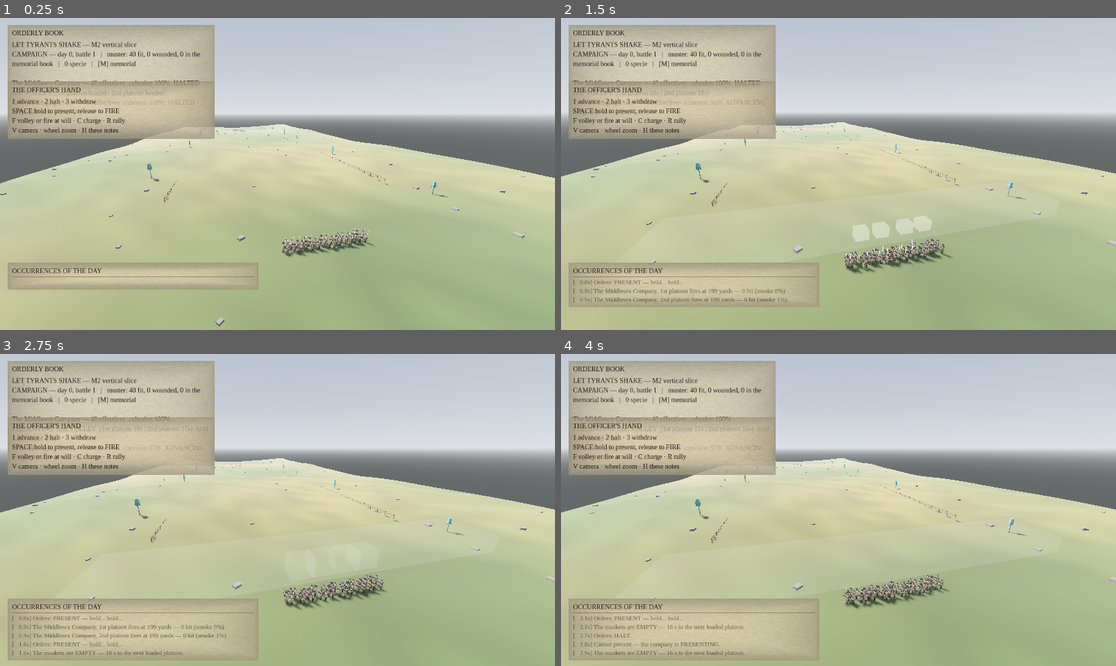
Above: before the commit, frames 1-4 (two rows, left to right).
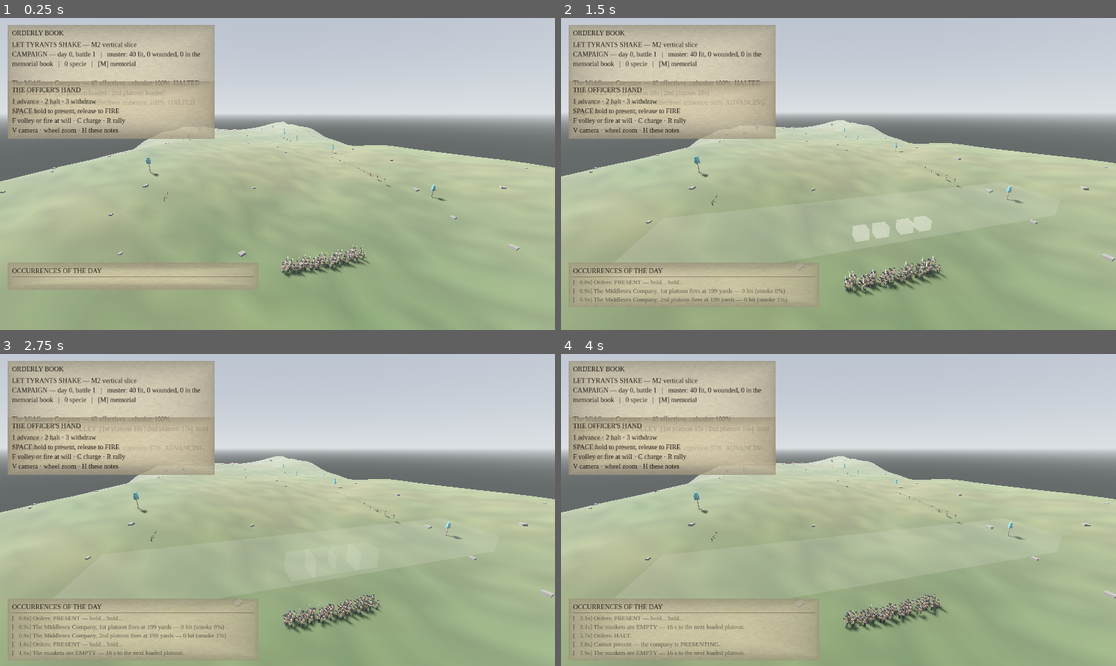
Above: after the commit, the same moments.

Repository: brassica-research/AmGameDev
Game: Godot game, scene res://scenes/main.tscn
Two runs of this game, one before a commit and one after it. Both use one fixed random seed, a clock stepped at 60 frames per second and the inputs below.
Inputs (mouse positions are in pixels of both pictures, inside the frame that each line leads up to):
- Up to frame 1 (0.25 s): no input
- Up to frame 2 (1.5 s): tap Enter at 0.5, 0.6 s; move the mouse to (960, 158) at 0.52 s; hold D 0.53-1.28 s; hold E 0.53-1.28 s; click (960, 158) at 0.67 s; tap Space at 0.77 s; move the mouse to (727, 189) at 1.27 s; hold Down from 1.28 s (still down); tap E at 1.35 s
- Up to frame 3 (2.75 s): tap Space at 1.52 s; tap Enter at 1.55, 2.1 s; move the mouse to (333, 441) at 2.02 s; release Down at 2.03 s; hold D from 2.03 s (still down); hold E from 2.03 s (still down)
- Up to frame 4 (4 s): move the mouse to (810, 572) at 2.77 s; release D at 2.78 s; release E at 2.78 s; hold Up 2.78-3.53 s; tap 1 at 2.85 s; click (810, 572) at 2.92 s; tap Space at 3.02, 3.77 s; tap Enter at 3.05 s; move the mouse to (1005, 556) at 3.52 s; hold A from 3.53 s (still down); hold E from 3.53 s (still down); tap 2 at 3.6 s

The runs differ from the first frame. In frame 1, 21% of the frame differs, in the area x 0-100%, y 33-100%; in frame 2, 19%; in frame 3, 18%; in frame 4, 18%.

Commit message:
Relief you can see, cover at a human scale, a cooler dawn
Capture 30 review: the ground gained real colour variation but still
read as flat, and I can see why.

- The swells were plus or minus 2.6 yards across a 400-yard field —
  true to gentle country, invisible from a battlefield camera. Drumlins
  rise 10-30 yards over a couple of hundred; the field now moves about
  9 yards end to end, and a company crests a rise visibly.
- The mesh stepped every 6 yards, so vertex colours interpolated across
  huge triangles and the cover smeared into three great zones with hard
  diagonal seams. Now 3.5-yard quads on the battlefield.
- Cover varies at three frequencies rather than one, so it breaks up at
  the scale a man occupies as well as at the scale of a field.
- The palette leaned sand: April in Massachusetts is greener and cooler
  than that, and the dead-grass tone was doing too much work.
- The dawn sun was frankly orange. It is low, not on fire.

Co-Authored-By: Claude Fable 5 <noreply@anthropic.com>
Claude-Session: https://claude.ai/code/session_011s6bQt1Uq6U6CpxEsZ7XW3

Diff:
--- a/game/src/presentation/battle_scene.gd
+++ b/game/src/presentation/battle_scene.gd
@@ -347,7 +347,7 @@
 	# Ground with relief and cover, not a plane with one texture: men,
 	# walls and trees all ask terrain_lib where the earth is.
 	TerrainLib.build_ground(self, Vector2(160.0, 420.0),
-		"night_field" if sim.night else "field", RELIEF)
+		"night_field" if sim.night else "field", RELIEF, 3.5)
 	TerrainLib.scatter(self, Vector2(150.0, 400.0), 90, RELIEF, 3)
 	# Field dressing, presentation-only: bare trees beyond the flanks and
 	# a split-rail fence line either side of the fighting ground.
--- a/game/src/presentation/look_dev.gd
+++ b/game/src/presentation/look_dev.gd
@@ -17,10 +17,10 @@
 ## Named hours. Each is a full grade: sky, light, fog, and exposure.
 const HOURS := {
 	"dawn": {                                  # Lexington, 05:00, April 19
-		"sky_top": Color(0.30, 0.40, 0.62), "sky_horizon": Color(0.86, 0.74, 0.62),
+		"sky_top": Color(0.30, 0.40, 0.62), "sky_horizon": Color(0.78, 0.72, 0.66),
 		"ground": Color(0.24, 0.24, 0.26),
 		"sun_angle": Vector3(-12.0, 55.0, 0.0), "sun_energy": 1.15,
-		"sun_color": Color(1.0, 0.83, 0.66),
+		"sun_color": Color(1.0, 0.88, 0.76),
 		"ambient": Color(0.50, 0.57, 0.74), "ambient_energy": 0.42,
 		"fog": Color(0.60, 0.58, 0.58), "fog_density": 0.0014,
 		"exposure": 0.90,
--- a/game/src/presentation/terrain_lib.gd
+++ b/game/src/presentation/terrain_lib.gd
@@ -21,8 +21,8 @@
 ##   const TerrainLib := preload("res://src/presentation/terrain_lib.gd")
 
 # The palette of a New England field, mid-April.
-const GRASS_NEW := Color(0.27, 0.33, 0.17)      # what has come back
-const GRASS_DEAD := Color(0.40, 0.37, 0.22)     # last year's, still lying
+const GRASS_NEW := Color(0.24, 0.32, 0.16)      # what has come back
+const GRASS_DEAD := Color(0.34, 0.33, 0.20)     # last year's, bleached but not sand
 const EARTH := Color(0.29, 0.23, 0.16)          # scoured ridge, cart rut
 const MUD := Color(0.21, 0.17, 0.13)            # the hollows, and the road
 const MOSS := Color(0.20, 0.28, 0.16)
@@ -33,10 +33,14 @@
 ## top, and a gentle fall toward the edges so the field does not read as
 ## a tabletop. `relief` scales the whole thing (towns want less).
 static func height_at(x: float, z: float, relief := 1.0) -> float:
-	var h := sin(x * 0.021 + 1.3) * cos(z * 0.017 - 0.4) * 2.6      # the swells
-	h += sin(x * 0.058 - 0.7) * 0.55                                # a ridge line
-	h += cos(z * 0.047 + 2.1) * 0.65
-	h += sin((x + z) * 0.11) * 0.22                                 # the ripple
+	# Capture 30 note: at ±2.6 yards over a 400-yard field the land still
+	# read as a table. Drumlins are 10-30 yards of rise over a couple of
+	# hundred — this is nearer the truth and, more to the point, visible.
+	var h := sin(x * 0.026 + 1.3) * cos(z * 0.019 - 0.4) * 6.2      # the swells
+	h += sin(x * 0.061 - 0.7) * 1.6                                 # a ridge line
+	h += cos(z * 0.043 + 2.1) * 1.9
+	h += sin((x + z) * 0.105) * 0.55                                # the ripple
+	h += cos(x * 0.17 - 1.1) * sin(z * 0.15) * 0.30                 # tussocks
 	return h * relief
 
 
@@ -66,14 +70,18 @@
 	var slope := 1.0 - n.y                       # 0 flat, ~0.3 steep here
 	var h := height_at(x, z, relief)
 	# Coarse patches: where the field was grazed, where it lay wet.
-	var patch := sin(x * 0.037 + 2.2) * cos(z * 0.041 - 1.1)
+	# Several frequencies, or the field reads as three enormous zones
+	# with hard seams between them.
+	var patch := sin(x * 0.037 + 2.2) * cos(z * 0.041 - 1.1) * 0.55
+	patch += sin(x * 0.115 - 0.6) * cos(z * 0.098 + 1.7) * 0.28
+	patch += sin((x - z) * 0.24 + 0.3) * 0.17
 	var wet := clampf(-h * 0.35 + patch * 0.4, 0.0, 1.0)
-	var c := GRASS_DEAD.lerp(GRASS_NEW, clampf(0.35 + patch * 0.5, 0.0, 1.0))
+	var c := GRASS_DEAD.lerp(GRASS_NEW, clampf(0.55 + patch * 0.5, 0.0, 1.0))
 	c = c.lerp(MOSS, wet * 0.45)                 # hollows hold water
 	c = c.lerp(EARTH, clampf(slope * 3.2, 0.0, 0.7))   # the wind scours ridges
 	# A fine grain so no two square yards match.
 	var grain := _hash01(int(x * 3.0) * 7919 + int(z * 3.0) * 104729)
-	return c.darkened((grain - 0.5) * 0.14)
+	return c.darkened((grain - 0.5) * 0.20)
 
 
 ## Build the ground as a real mesh: a displaced grid carrying its cover
Not shown, changed: demo/capture-request.txt
